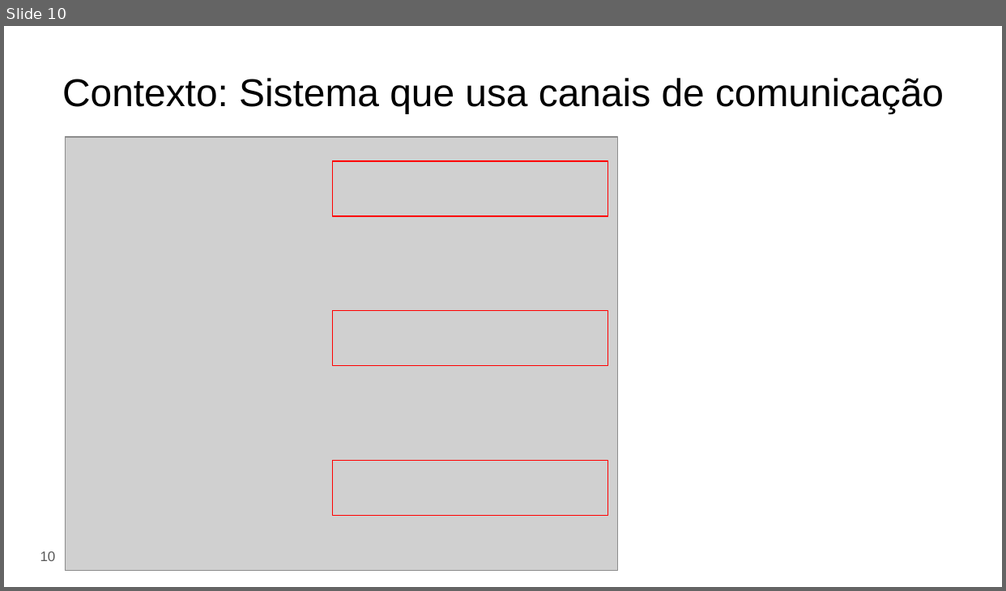
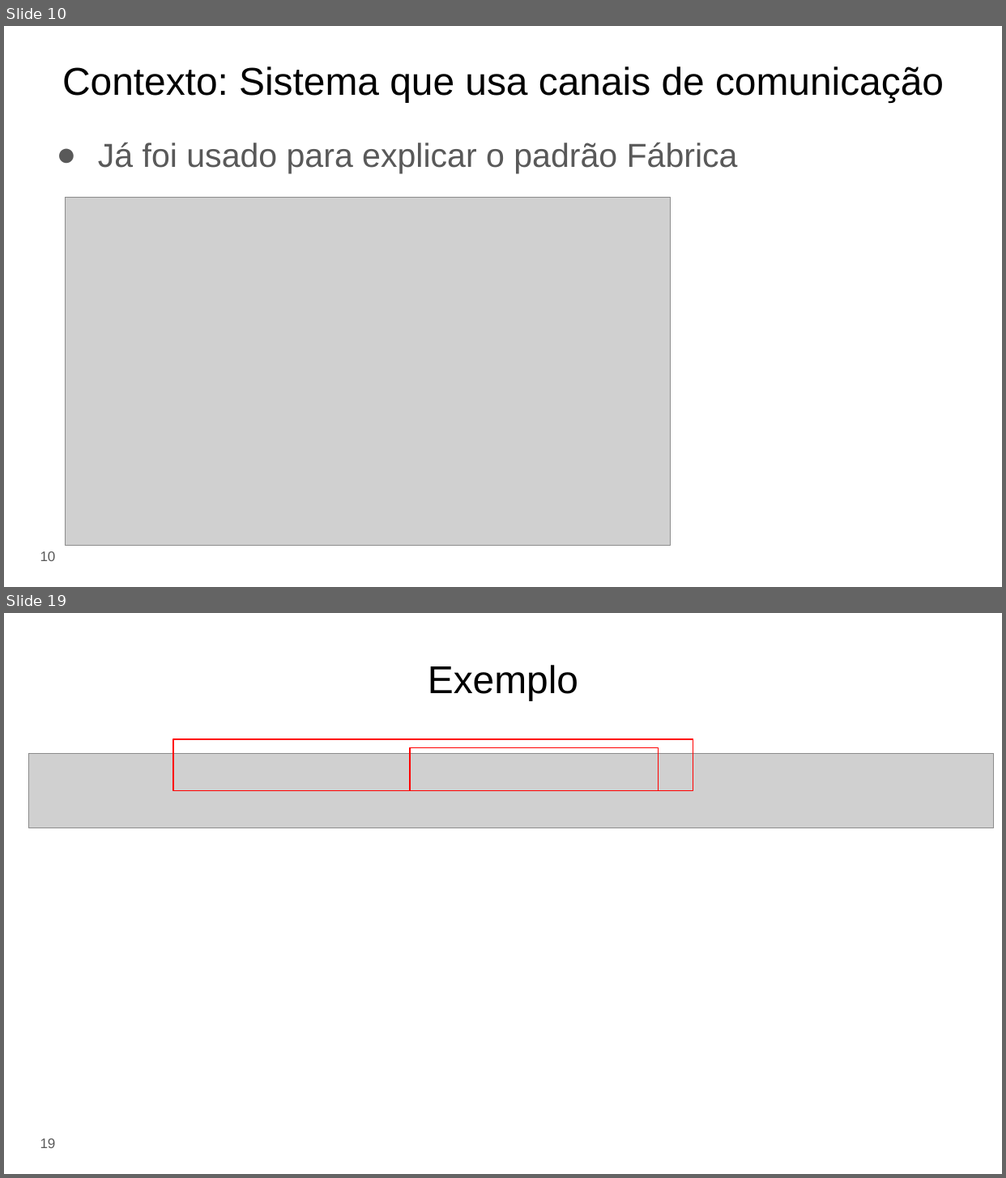
Before and after one commit to eduardocunha11/firstblog, a slide deck: aulas/gsi526/aula17-padroes-de-projeto.pptx. Shown one above the other, each under a label of ours: slide 10 before the commit, slides 10 and 19 after it; the slides between them are not shown. The pictures are 1006x591 and 1006x1178 pixels, drawn with LibreOffice and Linux fonts; fonts in the diff are those of the drawing; grey boxes stand for pictures. Boxes give left, top, right and bottom in pixels: in the first picture for what was removed or moved away, otherwise in the second. Text is boxed around its words. In the diff, an @@ line names an element or a change of style, - is before the commit and + after.

```diff
--- a/aulas/gsi526/aula17-padroes-de-projeto.pptx
+++ b/aulas/gsi526/aula17-padroes-de-projeto.pptx
@@ slide 19 added at bbox=[4, 613, 1002, 1174], background #FFFFFF @@
@@ title added at bbox=[428, 665, 578, 700], 28 pt, text #000000 @@
+Exemplo
@@ picture added at bbox=[29, 754, 994, 828] @@
@@ rectangle added at bbox=[173, 739, 693, 790], outline #FF0000 0.75 pt @@
@@ rectangle added at bbox=[410, 747, 658, 790], outline #FF0000 0.75 pt @@
@@ page number added at bbox=[40, 1139, 56, 1148], 10 pt, text #595959 @@
+19
@@ slide 10 changed as well @@
@@ title "Contexto: Sistema que usa canais ...": place and size @@
-title "Contexto: Sistema que usa canais ..." at bbox=[62, 78, 944, 113]
+title "Contexto: Sistema que usa canais ..." at bbox=[62, 66, 944, 102]
@@ text added at bbox=[98, 142, 738, 173], 24 pt, text #595959 @@
+● Já foi usado para explicar o padrão Fábrica
@@ rectangle removed at bbox=[332, 162, 607, 216] @@
@@ picture: place and size @@
-picture at bbox=[66, 137, 619, 571]
+picture at bbox=[66, 197, 671, 545]
@@ rectangle removed at bbox=[332, 311, 607, 366] @@
@@ rectangle removed at bbox=[332, 461, 607, 516] @@
```
Also in this commit, not shown: 4 other slides changed, 46 other slides added, 37 slides removed, 34 other files.
